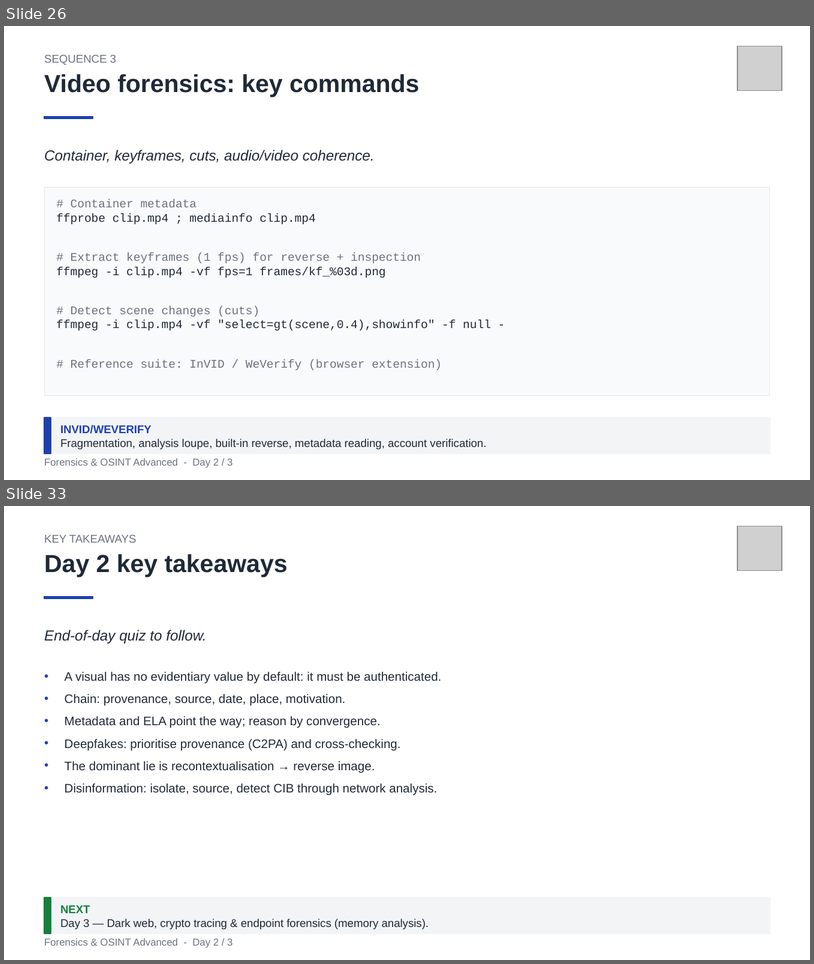
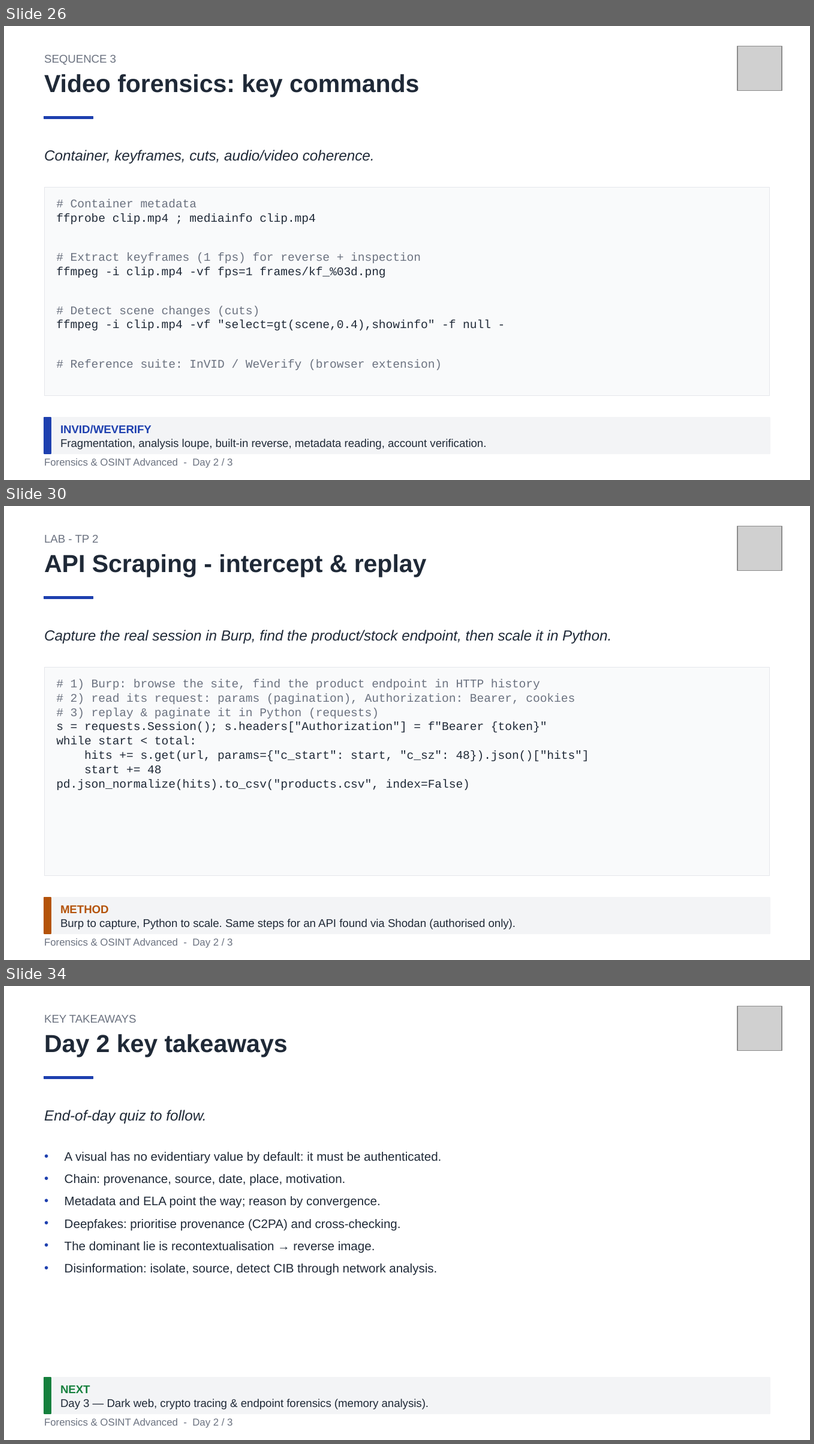
Before and after one commit to clemdepernet/osint-advanced-labs, a slide deck: Day_2/Day_2_Source_Reliability_And_Media_Forensics.pptx. Shown one above the other, each under a label of ours: slides 26 and 33 before the commit, slides 26, 30 and 34 after it; the slides between them are not shown. The pictures are 814x964 and 814x1444 pixels, drawn with LibreOffice and Linux fonts; fonts in the diff are those of the drawing; grey boxes stand for pictures. Boxes give left, top, right and bottom in pixels: in the first picture for what was removed or moved away, otherwise in the second. Text is boxed around its words. In the diff, an @@ line names an element or a change of style, - is before the commit and + after.

```diff
--- a/Day_2/Day_2_Source_Reliability_And_Media_Forensics.pptx
+++ b/Day_2/Day_2_Source_Reliability_And_Media_Forensics.pptx
@@ slide 30 added at (4,506,810,960), background #FFFFFF @@
@@ text added at (44,535,98,543), 10 pt, text #6B7280 @@
+LAB - TP 2
@@ picture added at (738,526,782,571) @@
@@ text added at (44,554,427,577), 22 pt, text #1F2937, bold @@
+API Scraping - intercept & replay
@@ rectangle added at (44,597,93,599), fill #1E40AF, outline #1E40AF 1 pt @@
@@ text added at (44,630,612,643), 13 pt, text #1F2937, italic @@
+Capture the real session in Burp, find the product/stock endpoint, then scale it in Python.
@@ rectangle added at (44,667,770,876), fill #F9FAFB, outline #E5E7EB 0.5 pt @@
@@ text added at (56,679,590,790), 10.5 pt, text #1F2937 @@
+# 1) Burp: browse the site, find the product endpoint in HTTP history
+# 2) read its request: params (pagination), Authorization: Bearer, cookies
+# 3) replay & paginate it in Python (requests)
+s = requests.Session(); s.headers["Authorization"] = f"Bearer {token}"
+while start < total:
+hits += s.get(url, params={"c_start": start, "c_sz": 48}).json()["hits"]
+start += 48
+pd.json_normalize(hits).to_csv("products.csv", index=False)
@@ rectangle added at (44,897,770,933), fill #F3F4F6, outline #F3F4F6 1 pt @@
@@ rectangle added at (44,897,51,933), fill #B45309, outline #B45309 1 pt @@
@@ text added at (60,905,109,913), 10 pt, text #B45309, bold @@
+METHOD
@@ text added at (60,918,516,929), 10 pt, text #1F2937 @@
+Burp to capture, Python to scale. Same steps for an API found via Shodan (authorised only).
@@ text added at (44,938,233,948), 9 pt, text #6B7280 @@
+Forensics & OSINT Advanced - Day 2 / 3
@@ what was slide 33 is now slide 34 @@
```
Also in this commit, not shown: 8 slides changed, 1 other file.
